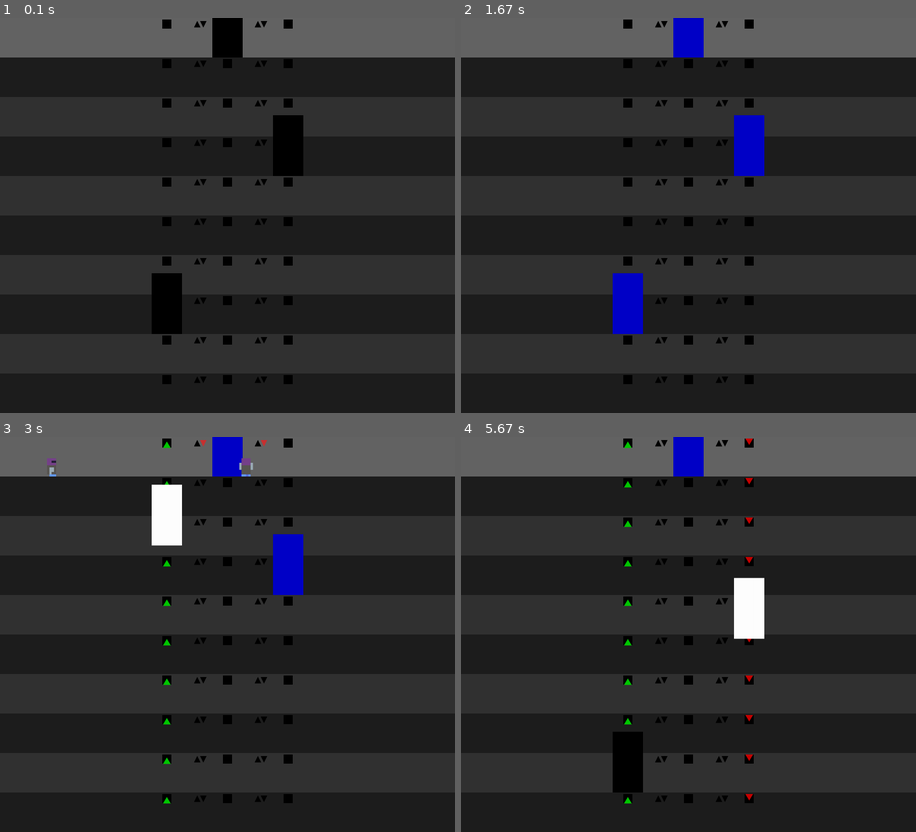
Above: before the commit, frames 1-4 (two rows, left to right).
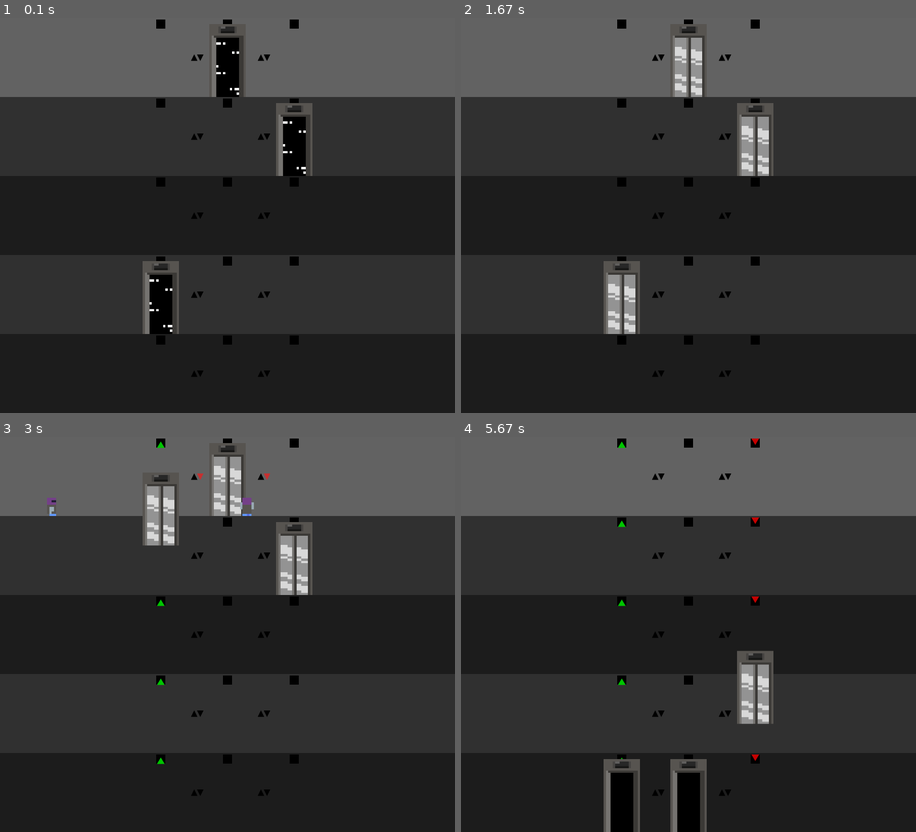
Above: after the commit, the same moments.

Repository: niklasdhein/EiP-Praktium-Aufzugssimulation
Game: pygame game, started from simulation.py
Same seed, same stepped clock (60 frames per second), same inputs: the game is played once before the commit and once after it.
Inputs:
- Up to frame 1 (0.1 s): no input
- Up to frame 2 (1.67 s): no input
- Up to frame 3 (3 s): no input
- Up to frame 4 (5.67 s): no input

The runs differ from the first frame. In frame 1, 14% of the frame differs, in the area x 0-100%, y 0-93%; in frame 2, 15%; in frame 3, 15%; in frame 4, 18%, in the area x 0-100%, y 0-100%.

Commit message:
erste aufzugsanimation, nur für kleine

Diff:
--- a/config.json
+++ b/config.json
@@ -1,6 +1,6 @@
 {
     "elevator_count": 3,
-    "level_count": 10,
+    "level_count": 5,
     "big_elevator_spawn_probability": 0.3,
     "elevator_mode": "algorithm",
     "passenger_spawn_chance": 0.1,
--- a/elevator.py
+++ b/elevator.py
@@ -1,6 +1,7 @@
 from building import Building
 
 import random
+import pygame
 
 class Elevator:
     def __init__(self,
@@ -9,15 +10,17 @@
     speed: float,
     mode: str,
     current_level: Level,
-    allowed_levels: [Level]) -> None:
+    allowed_levels: [Level],
+    use_sprite: bool) -> None:
         self.elevator_controller = elevator_controller  # parent controller
         self.capacity = capacity    # capacity in kg
         self.speed = speed if self.capacity <= 1000 else speed * 0.75
         self.mode = mode
         self.current_level = current_level
         self.allowed_levels = allowed_levels
-
-        self.width = 100 if self.capacity <= 1000 else 200
+        self.use_sprite = use_sprite
+
+        self.width = 120 if self.capacity <= 1000 else 240
 
         self.direction = 0          # tracks the direction the elevator is moving
         self.queue = []             # tracks the target levels
@@ -36,6 +39,56 @@
 
         # statistic variables
         self.passengers_transported = 0
+
+        # variables to store loaded surfaces
+        self.elevator_door_closed = []
+        self.elevator_door_opened = []
+        self.elevator_door_close = []
+        self.elevator_door_open = []
+
+        # load and apply sprites
+        image_directory = "./sprites/"
+        elevator_door_closed = "elevator_door_closed.png"
+        elevator_door_opened = "elevator_door_opened.png"
+        elevator_door_close = [
+            "elevator_door_close_1.png",
+            "elevator_door_close_2.png",
+            "elevator_door_close_3.png",
+            "elevator_door_close_4.png",
+            "elevator_door_close_5.png",
+            "elevator_door_close_6.png"
+        ]
+        elevator_door_open = [
+            "elevator_door_open_1.png",
+            "elevator_door_open_2.png",
+            "elevator_door_open_3.png",
+            "elevator_door_open_4.png",
+            "elevator_door_open_5.png"
+        ]
+
+        self.elevator_door_closed = pygame.image.load(image_directory + elevator_door_closed)
+        self.elevator_door_closed = self.elevator_door_closed.convert_alpha()
+        self.elevator_door_closed = pygame.transform.scale(self.elevator_door_closed, (120, 120))
+
+        self.elevator_door_opened = pygame.image.load(image_directory + elevator_door_opened)
+        self.elevator_door_opened = self.elevator_door_opened.convert_alpha()
+        self.elevator_door_opened = pygame.transform.scale(self.elevator_door_opened, (120, 120))
+
+        for e in elevator_door_close:
+            loaded = pygame.image.load(image_directory + e)
+            loaded = loaded.convert_alpha()
+            loaded = pygame.transform.scale(loaded, (120, 240))
+            self.elevator_door_close.append(loaded)
+
+        for e in elevator_door_open:
+            loaded = pygame.image.load(image_directory + e)
+            loaded = loaded.convert_alpha()
+            loaded = pygame.transform.scale(loaded, (120, 240))
+            self.elevator_door_open.append(loaded)
+
+        self.shown_surface = self.elevator_door_close[-1]
+        self.animation_frame_counter = 0
+        self.frametime = 0
 
     def get_load(self) -> int:
         load = 0
@@ -173,10 +226,21 @@
                 self.handled_exit_from_target = False
 
             # if doors are not closed fully, close them
-            if self.door.width > 0:
-                self.door.width -= dt * speed_multiplier * 200
-                if self.door.width < 0:
-                    self.door.width = 0
+            if self.use_sprite:
+                if self.shown_surface != self.elevator_door_close[-1]:
+                    if self.frametime >= 0.2 and self.animation_frame_counter < len(self.elevator_door_close) - 1:
+                        self.frametime = 0
+                        self.animation_frame_counter += 1
+                        self.shown_surface = self.elevator_door_close[self.animation_frame_counter]
+                    self.frametime += dt * speed_multiplier
+                else:
+                    self.animation_frame_counter = 0
+
+            else:
+                if self.door.width > 0:
+                    self.door.width -= dt * speed_multiplier * 200
+                    if self.door.width < 0:
+                        self.door.width = 0
 
         # == else wait for passengers and get their targets (only in algorithm mode) ==
         else:
@@ -197,10 +261,21 @@
 
 
             # if doors are not opened, open them
-            if self.door.width < self.graphics.width:
-                self.door.width += dt * speed_multiplier * 200
-                if self.door.width > self.graphics.width:
-                    self.door.width = self.graphics.width
+            if self.use_sprite:
+                if self.shown_surface != self.elevator_door_open[-1]:
+                    if self.frametime >= 0.2 and self.animation_frame_counter < len(self.elevator_door_open) - 1:
+                        self.frametime = 0
+                        self.animation_frame_counter += 1
+                        self.shown_surface = self.elevator_door_open[self.animation_frame_counter]
+                    self.frametime += dt * speed_multiplier
+                else:
+                    self.animation_frame_counter = 0
+
+            else:
+                if self.door.width < self.graphics.width:
+                    self.door.width += dt * speed_multiplier * 200
+                    if self.door.width > self.graphics.width:
+                        self.door.width = self.graphics.width
 
         # count up the time elapsed since last arrival
         self.time_elapsed += dt * speed_multiplier
--- a/elevator_controller.py
+++ b/elevator_controller.py
@@ -66,7 +66,8 @@
                 capacity=1000,
                 mode=elevator_mode,
                 current_level=self.building.ground_level,
-                allowed_levels=all_levels_without_bunker
+                allowed_levels=all_levels_without_bunker,
+                use_sprite=True
             )
 
             # create a rect for graphics
@@ -98,7 +99,8 @@
                 capacity=2000,
                 mode=elevator_mode,
                 current_level=bunker_levels_with_last_basement[-1],
-                allowed_levels=bunker_levels_with_last_basement
+                allowed_levels=bunker_levels_with_last_basement,
+                use_sprite=True
             )
 
             # create a rect for graphics
@@ -124,16 +126,17 @@
             capacity=capacity,
             mode=elevator_mode,
             current_level=self.building.levels[random.randint(0, self.building.level_count-1)],
-            allowed_levels=self.building.regular_levels
+            allowed_levels=self.building.regular_levels,
+            use_sprite=True
             )
 
             # instantiate the pygame part
             random_elevator.graphics = pygame.Rect(
                 offset_x,
                 random_elevator.current_level.background_gfx.y + \
-                    random_elevator.current_level.background_gfx.height - 200,
+                    random_elevator.current_level.background_gfx.height - 240,
                 random_elevator.width,
-                200)
+                240)
             offset_x += random_elevator.width + self.elevator_margin_x
 
             # get initial queue for random and pingpong mode
--- a/simulation.py
+++ b/simulation.py
@@ -204,13 +204,18 @@
     def draw_elevators() -> None:
         # draw the elevators
         for e in elevator_controller.elevators:
-            # draw each elevator
-            pygame.draw.rect(screen,
-            (255, 255, 255) if e.target_level != None else (0, 0, 200),
-            e.graphics)
-
-            # draw door
-            pygame.draw.rect(screen, (0, 0, 0), e.door)
+            if not e.use_sprite:
+                # draw each elevator
+                pygame.draw.rect(screen,
+                (255, 255, 255) if e.target_level != None else (0, 0, 200),
+                e.graphics)
+
+                # draw door
+                pygame.draw.rect(screen, (0, 0, 0), e.door)
+            else:
+                screen.blit(
+                    e.shown_surface, e.graphics
+                )
 
     def draw_passengers() -> None:
         # draw passenger
Binary file added: sprites/elevator_door_close_1.png
Binary file added: sprites/elevator_door_close_2.png
Binary file added: sprites/elevator_door_close_3.png
Binary file added: sprites/elevator_door_close_4.png
Binary file added: sprites/elevator_door_close_5.png
Binary file added: sprites/elevator_door_close_6.png
Binary file added: sprites/elevator_door_closed.png
Binary file added: sprites/elevator_door_open_1.png
Binary file added: sprites/elevator_door_open_2.png
Binary file added: sprites/elevator_door_open_3.png
Binary file added: sprites/elevator_door_open_4.png
Binary file added: sprites/elevator_door_open_5.png
(and 1 more such lines)
